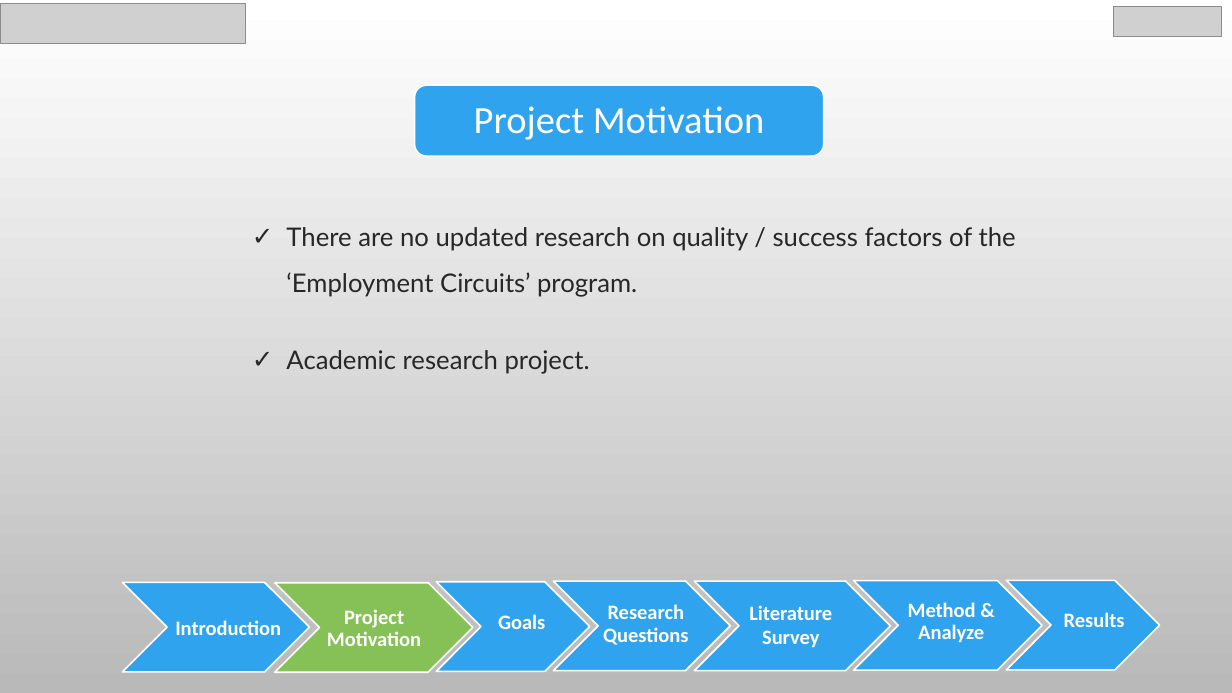
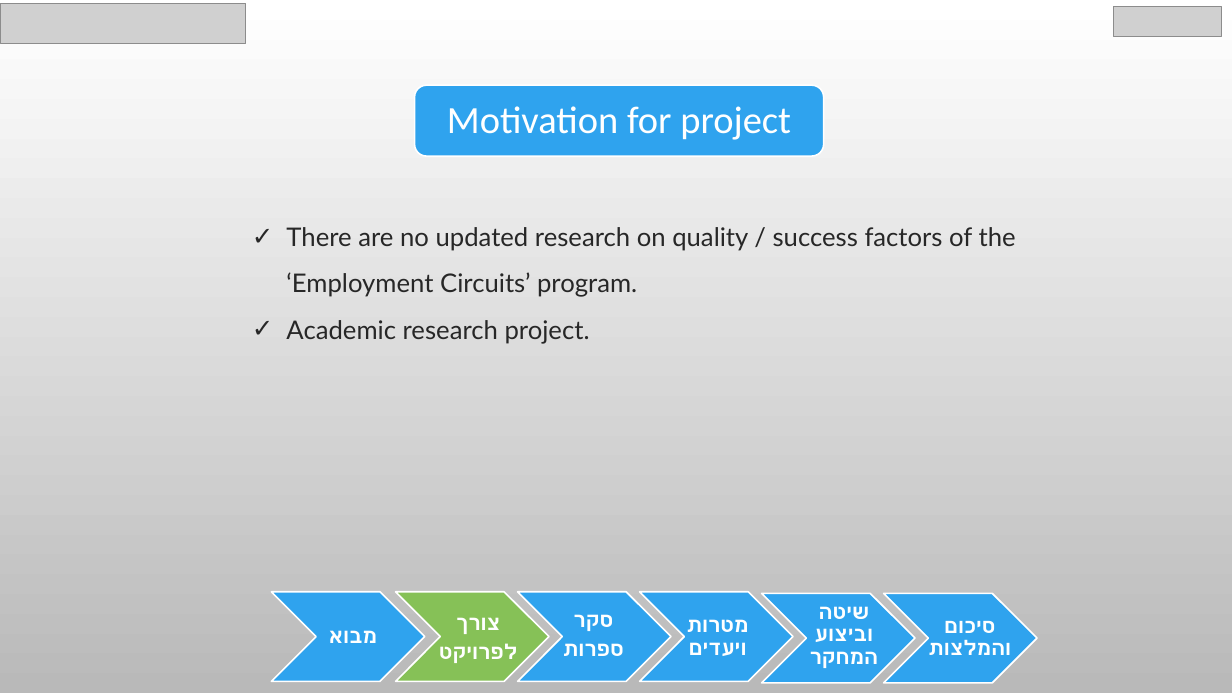
Before and after one commit to chen890/Final-Research-Project---IES, a slide deck: slide 3 of English Final Project.pptx. Drawn at 1232x693 pixels with LibreOffice and Linux fonts; fonts in the diff are those of the drawing; grey boxes stand for pictures; background and template pictures are left out. Boxes give left, top, right and bottom in pixels: in the first picture for what was removed or moved away, otherwise in the second. Text is boxed around its words. In the diff, an @@ line names an element or a change of style, - is before the commit and + after.

```diff
--- a/English Final Project.pptx
+++ b/English Final Project.pptx
@@ text at (x1=447, y1=106, x2=791, y2=140): text changed @@
-Project Motivation
+Motivation for project
@@ text "There are no updated research ..." rewrapped from (x1=286, y1=227, x2=1016, y2=374) to (x1=286, y1=227, x2=1016, y2=344) @@
@@ chevron resized from (x1=122, y1=582, x2=309, y2=672) to (x1=272, y1=592, x2=425, y2=681) @@
@@ chevron resized from (x1=274, y1=583, x2=472, y2=673) to (x1=396, y1=592, x2=549, y2=681) @@
@@ chevron resized from (x1=554, y1=581, x2=730, y2=671) to (x1=518, y1=592, x2=671, y2=681) @@
@@ chevron moved from (x1=436, y1=582, x2=590, y2=672) to (x1=640, y1=592, x2=793, y2=681) @@
@@ chevron resized from (x1=694, y1=581, x2=890, y2=671) to (x1=762, y1=593, x2=915, y2=683) @@
@@ chevron resized from (x1=854, y1=580, x2=1043, y2=670) to (x1=884, y1=593, x2=1037, y2=683) @@
@@ chevron removed at (x1=1006, y1=580, x2=1160, y2=670) @@
@@ text removed at (x1=175, y1=620, x2=281, y2=635) @@
-Introduction
@@ text removed at (x1=327, y1=609, x2=421, y2=646) @@
-Project Motivation
@@ text added at (x1=439, y1=617, x2=518, y2=663), 16 pt, text #FFFFFF, bold @@
+צורך
+לפרויקט
@@ text removed at (x1=498, y1=614, x2=545, y2=629) @@
-Goals
@@ text added at (x1=563, y1=614, x2=624, y2=656), 16 pt, text #FFFFFF, bold @@
+סקר
+ספרות
@@ text removed at (x1=603, y1=604, x2=688, y2=645) @@
-Research Questions
@@ text added at (x1=687, y1=619, x2=749, y2=656), 16 pt, text #FFFFFF, bold @@
+מטרות ויעדים
@@ text removed at (x1=749, y1=605, x2=832, y2=648) @@
-Literature Survey
@@ text added at (x1=810, y1=606, x2=878, y2=668), 16 pt, text #FFFFFF, bold @@
+שיטה וביצוע המחקר
@@ text removed at (x1=908, y1=602, x2=984, y2=643) @@
-Method & Analyze
@@ text added at (x1=928, y1=621, x2=1011, y2=655), 15.8 pt, text #FFFFFF, bold @@
+סיכום והמלצות
@@ text removed at (x1=1064, y1=612, x2=1125, y2=627) @@
-Results
@@ text added at (x1=329, y1=630, x2=377, y2=643), 16 pt, text #FFFFFF, bold @@
+מבוא
```
Also in this commit, not shown: 26 other slides changed, 2 other files.
